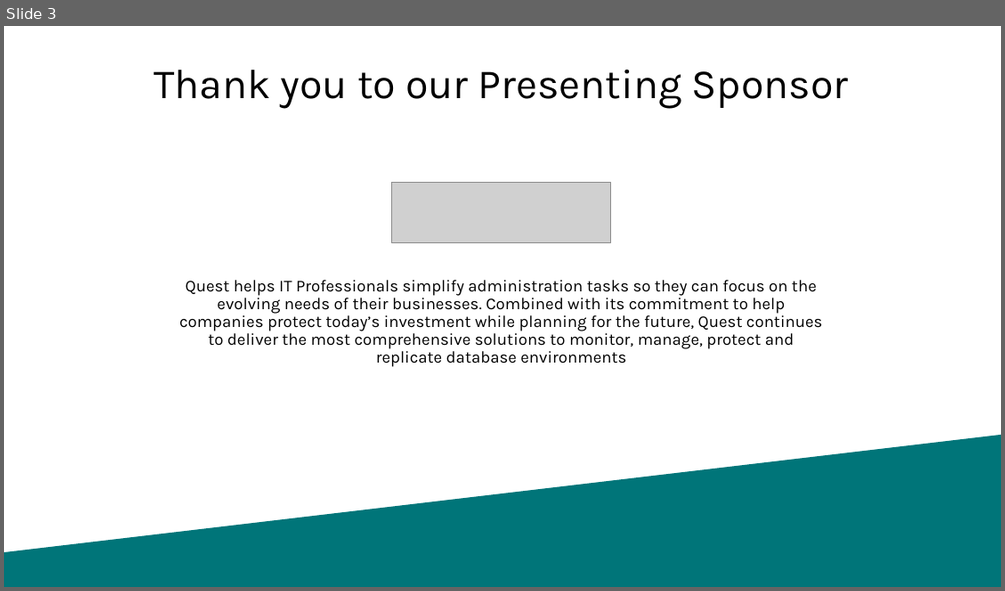
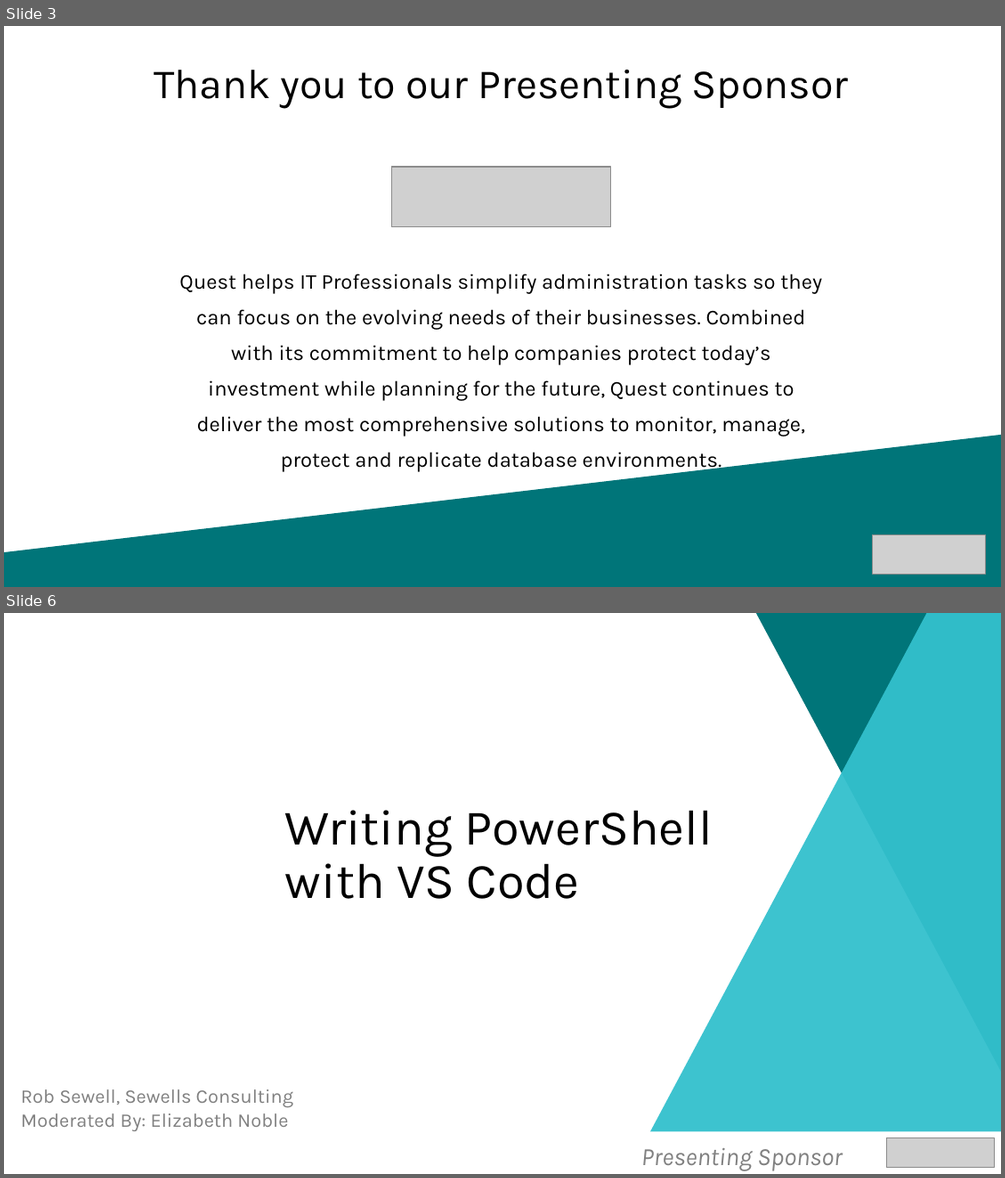
Before and after one commit to SQLDBAWithABeard/Presentations, a slide deck: 2018/24 HoP/PowerShell.pptx. Shown one above the other, each under a label of ours: slide 3 before the commit, slides 3 and 6 after it; the slides between them are not shown. The pictures are 1005x591 and 1005x1178 pixels, drawn with LibreOffice and Linux fonts; fonts in the diff are those of the drawing; grey boxes stand for pictures; background and template pictures are left out. Boxes give left, top, right and bottom in pixels: in the first picture for what was removed or moved away, otherwise in the second. Text is boxed around its words. In the diff, an @@ line names an element or a change of style, - is before the commit and + after.

```diff
--- a/2018/24 HoP/PowerShell.pptx
+++ b/2018/24 HoP/PowerShell.pptx
@@ slide 6 added at <box>4,613,1001,1174</box>, background #FFFFFF @@
@@ freeform shape added at <box>625,613,1001,1174</box>, fill #33C0CD at 95% opacity @@
@@ freeform shape added at <box>754,613,1001,1076</box>, fill #007579 @@
@@ text added at <box>285,810,712,899</box>, 36 pt, text #000000 @@
+Writing PowerShell with VS Code
@@ text added at <box>21,1089,293,1131</box>, 14 pt, text #808080 @@
+Rob Sewell, Sewells Consulting
+Moderated By: Elizabeth Noble
@@ rectangle added at <box>5,1131,1001,1174</box>, fill #FFFFFF @@
@@ picture added at <box>886,1138,994,1167</box> @@
@@ text added at <box>641,1148,842,1170</box>, 18 pt, text #808080, italic @@
+Presenting Sponsor
@@ slide 3 changed as well @@
@@ picture: place and size @@
-picture at <box>392,183,611,242</box>
+picture at <box>392,167,611,226</box>
@@ text at <box>179,273,822,472</box>: text changed; size 12 to 15.3 pt @@
-Quest helps IT Professionals simplify administration tasks so they can focus on the evolving needs of their businesses. Combined with its commitment to help companies protect today’s investment while planning for the future, Quest continues to deliver the most comprehensive solutions to monitor, manage, protect and replicate database environments
+Quest helps IT Professionals simplify administration tasks so they can focus on the evolving needs of their businesses. Combined with its commitment to help companies protect today’s investment while planning for the future, Quest continues to deliver the most comprehensive solutions to monitor, manage, protect and replicate database environments.
@@ picture added at <box>873,534,985,573</box> @@
```
Also in this commit, not shown: 2 other slides changed, 15 other slides added, 13 slides removed.
